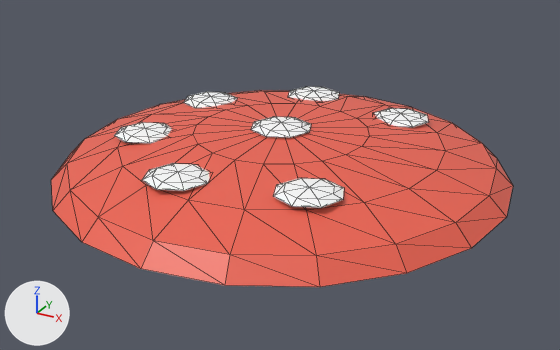
The glTF model assets/bouncepad.glb, before and after one commit.
Both versions are drawn from a 50 mm camera at (2.68, -4.89, 2.59) aimed at (0.02, -0.05, 0.17). The axes (+X, +Y, +Z) are drawn at lower left. The lights are the same throughout. The picture after the commit comes second. Mesh edges are drawn as thin lines.

The first picture shows 'BouncePad'.
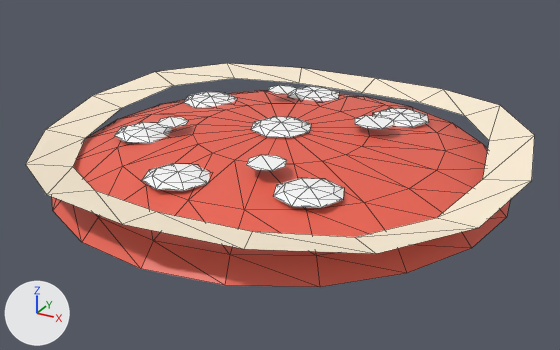
Boxes [x1, y1, x2, y2] around the edits, measured in the pictures (560 x 350 px):
'PadBrim', added (pale yellow): after [26, 63, 535, 254]
'PadSpot2_3', added: after [246, 155, 287, 171]
'PadSpot2_0', added: after [355, 115, 394, 129]
'PadSpot2_2', added: after [157, 117, 188, 127]
'PadSpot2_1', added: after [268, 85, 297, 94]

Edits to the bpy script that builds the scene:
```text
Add me_padspot2_3:
    me_padspot2_3.from_pydata([(0.44, -0.75, 0.585), (0.399, -0.651, 0.585), (0.3, -0.61, 0.585), (0.201, -0.651, 0.585), (0.16, -0.75, 0.585), (0.201, -0.849, 0.585), (0.3, -0.89, 0.585), (0.399, -0.849, 0.585)], [], [(7, 0, 1), (1, 2, 3), (3, 4, 5), (5, 6, 7), (7, 1, 3), (3, 5, 7)])
    me_padspot2_3.materials.append(mat_paddot)  # white #ffffff
Add me_padspot2_2:
    me_padspot2_2.from_pydata([(-0.6, -0.4, 0.585), (-0.635, -0.315, 0.585), (-0.72, -0.28, 0.585), (-0.805, -0.315, 0.585), (-0.84, -0.4, 0.585), (-0.805, -0.485, 0.585), (-0.72, -0.52, 0.585), (-0.635, -0.485, 0.585)], [], [(7, 0, 1), (1, 2, 3), (3, 4, 5), (5, 6, 7), (7, 1, 3), (3, 5, 7)])
    me_padspot2_2.materials.append(mat_paddot)  # white #ffffff
Add me_padspot2_1:
    me_padspot2_1.from_pydata([(-0.25, 0.72, 0.585), (-0.288, 0.812, 0.585), (-0.38, 0.85, 0.585), (-0.472, 0.812, 0.585), (-0.51, 0.72, 0.585), (-0.472, 0.628, 0.585), (-0.38, 0.59, 0.585), (-0.288, 0.628, 0.585)], [], [(7, 0, 1), (1, 2, 3), (3, 4, 5), (5, 6, 7), (7, 1, 3), (3, 5, 7)])
    me_padspot2_1.materials.append(mat_paddot)  # white #ffffff
Add me_padspot2_0:
    me_padspot2_0.from_pydata([(0.78, 0.34, 0.585), (0.733, 0.453, 0.585), (0.62, 0.5, 0.585), (0.507, 0.453, 0.585), (0.46, 0.34, 0.585), (0.507, 0.227, 0.585), (0.62, 0.18, 0.585), (0.733, 0.227, 0.585)], [], [(7, 0, 1), (1, 2, 3), (3, 4, 5), (5, 6, 7), (7, 1, 3), (3, 5, 7)])
    me_padspot2_0.materials.append(mat_paddot)  # white #ffffff
Add me_padbrim:
    me_padbrim.from_pydata(...)  # 32 vertices, 32 faces; spans x -1.88..1.88, y -1.88..1.88, z 0.38..0.56
    me_padbrim.materials.append(mat_padstem)  # pale yellow #fff1d9
Add ob_padspot2_3:
    ob_padspot2_3 = bpy.data.objects.new('PadSpot2_3', me_padspot2_3)
    ob_padspot2_3.location = (0.0, 0.0, 0.0)
Add ob_padspot2_2:
    ob_padspot2_2 = bpy.data.objects.new('PadSpot2_2', me_padspot2_2)
    ob_padspot2_2.location = (0.0, 0.0, 0.0)
Add ob_padspot2_1:
    ob_padspot2_1 = bpy.data.objects.new('PadSpot2_1', me_padspot2_1)
    ob_padspot2_1.location = (0.0, 0.0, 0.0)
Add ob_padspot2_0:
    ob_padspot2_0 = bpy.data.objects.new('PadSpot2_0', me_padspot2_0)
    ob_padspot2_0.location = (0.0, 0.0, 0.0)
Add ob_padbrim:
    ob_padbrim = bpy.data.objects.new('PadBrim', me_padbrim)
    ob_padbrim.location = (0.0, 0.0, 0.0)
```
